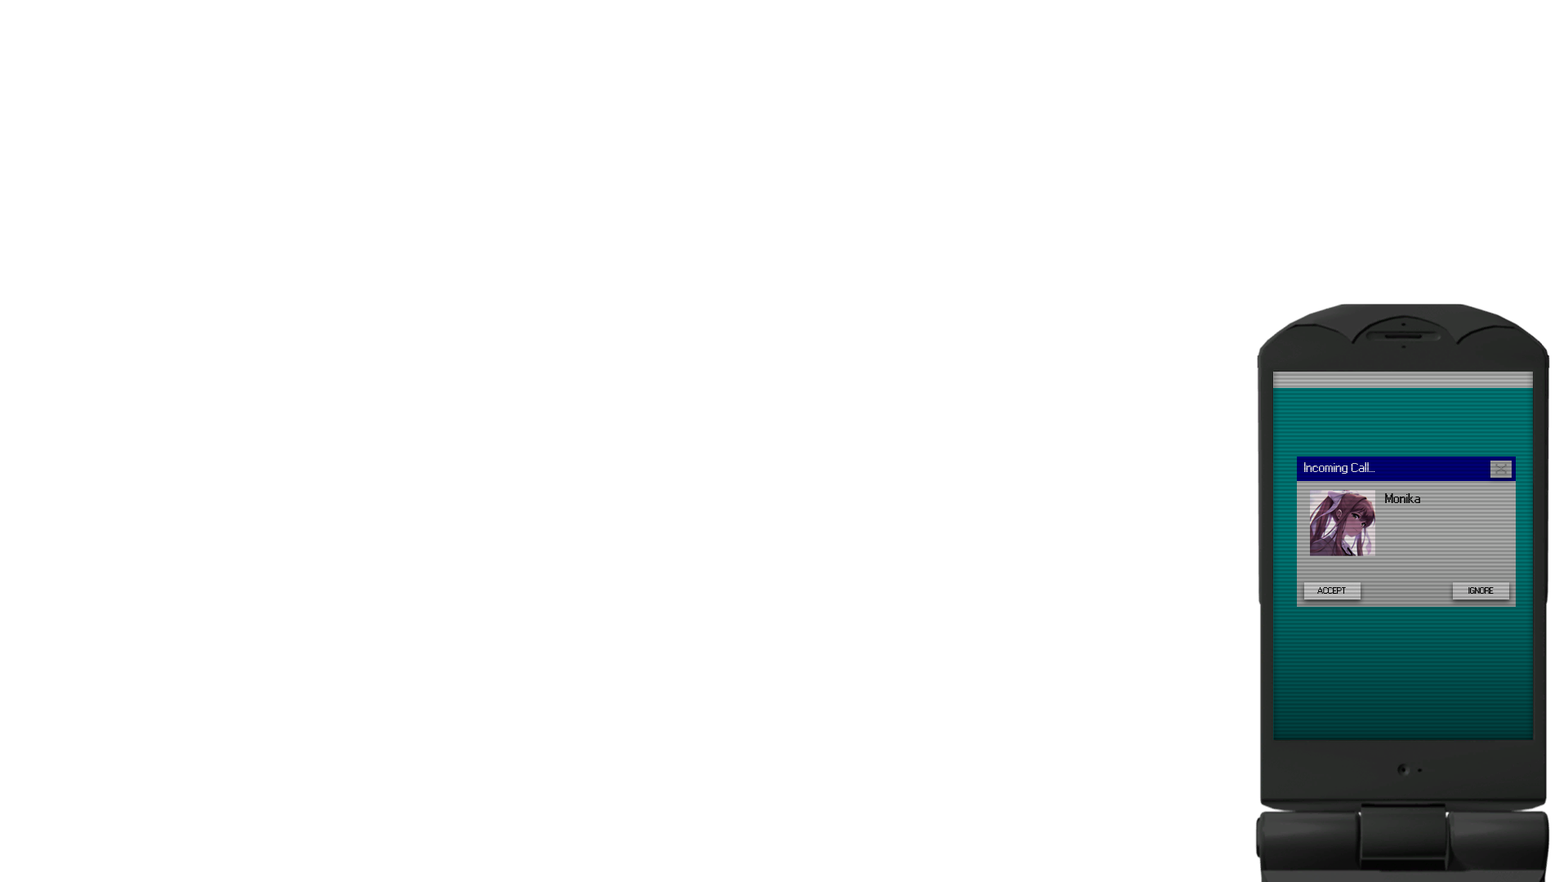
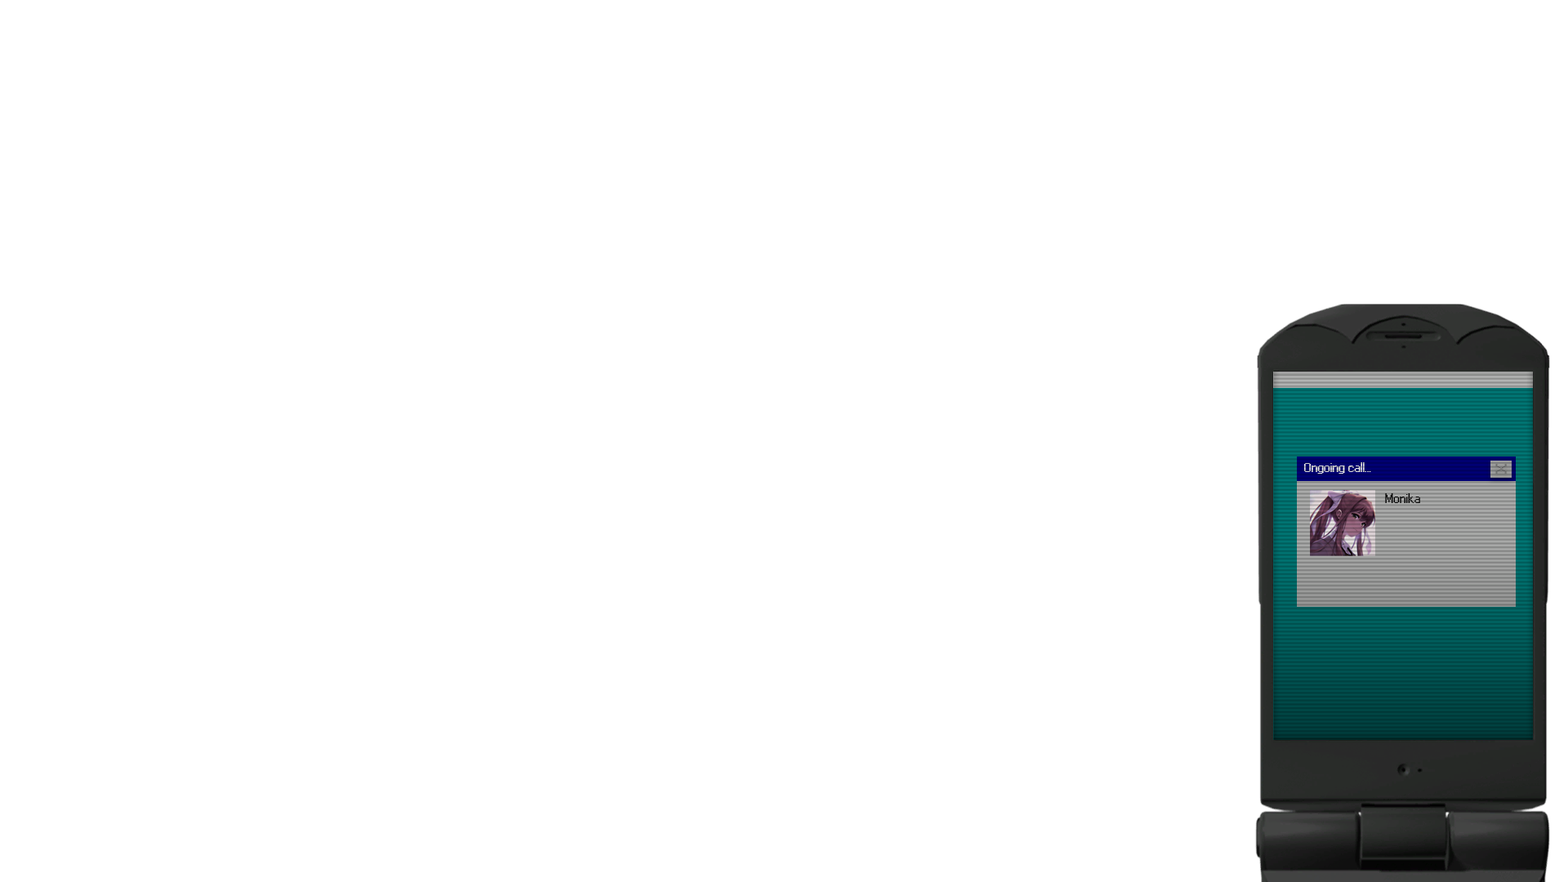
Revision of a layered (1568, 882) image; what changed, layer by layer:
added group "ongoing call" with 12 layers above "INCOMING CALL" over box(1300, 462, 1514, 606)
added layer "Monika" (1st of 2, in "ongoing call") in group "ongoing call" over box(1385, 493, 1421, 504)
added layer "Ongoing call..." in group "ongoing call" over box(1304, 462, 1372, 474)
added layer "Rectangle 2" (1st of 2, in "ongoing call") in group "ongoing call" over box(1304, 462, 1376, 474)
added layer "Rectangle 1" (1st of 2, in "ongoing call") in group "ongoing call" over box(1300, 462, 1514, 606)
hid group "INCOMING CALL" (12 layers) over box(1300, 462, 1514, 606)